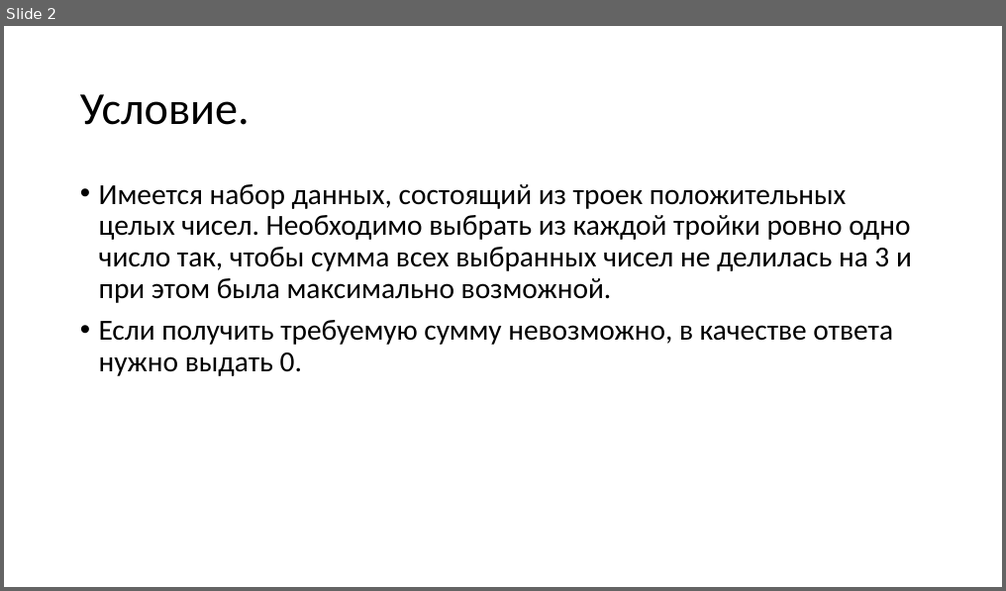
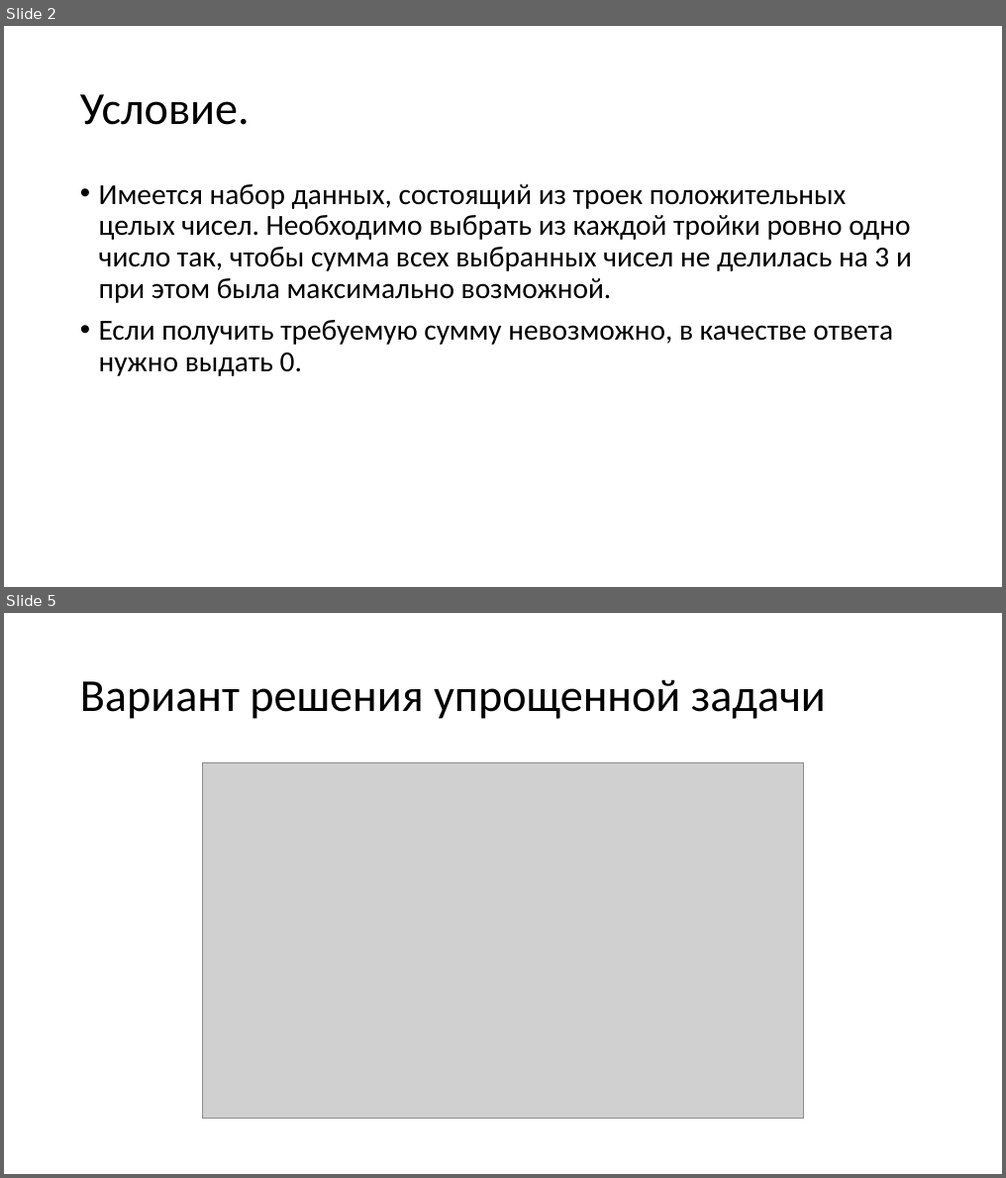
Before and after one commit to Mx-Wolf/usecs, a slide deck: pp/2018-10-01-27-b.pptx. Shown one above the other, each under a label of ours: slide 2 before the commit, slides 2 and 5 after it; the slides between them are not shown. The pictures are 1006x591 and 1006x1178 pixels, drawn with LibreOffice and Linux fonts; fonts in the diff are those of the drawing; grey boxes stand for pictures. Boxes give left, top, right and bottom in pixels: in the first picture for what was removed or moved away, otherwise in the second. Text is boxed around its words. In the diff, an @@ line names an element or a change of style, - is before the commit and + after.

```diff
--- a/pp/2018-10-01-27-b.pptx
+++ b/pp/2018-10-01-27-b.pptx
@@ slide 5 added at <box>4,613,1002,1174</box>, background #FFFFFF @@
@@ title added at <box>80,679,826,719</box>, 44 pt, text #000000 @@
+Вариант решения упрощенной задачи
@@ picture added at <box>202,762,804,1119</box> @@
```
Also in this commit, not shown: 1 slide changed, 6 other slides added.
